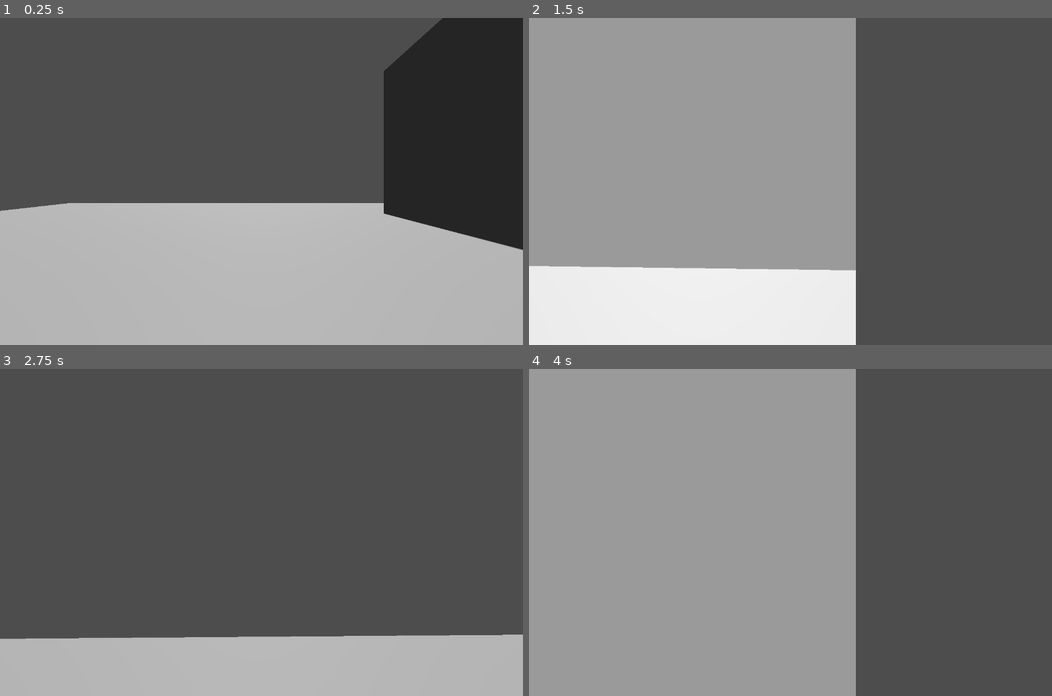
Above: before the commit, frames 1-4 (two rows, left to right).
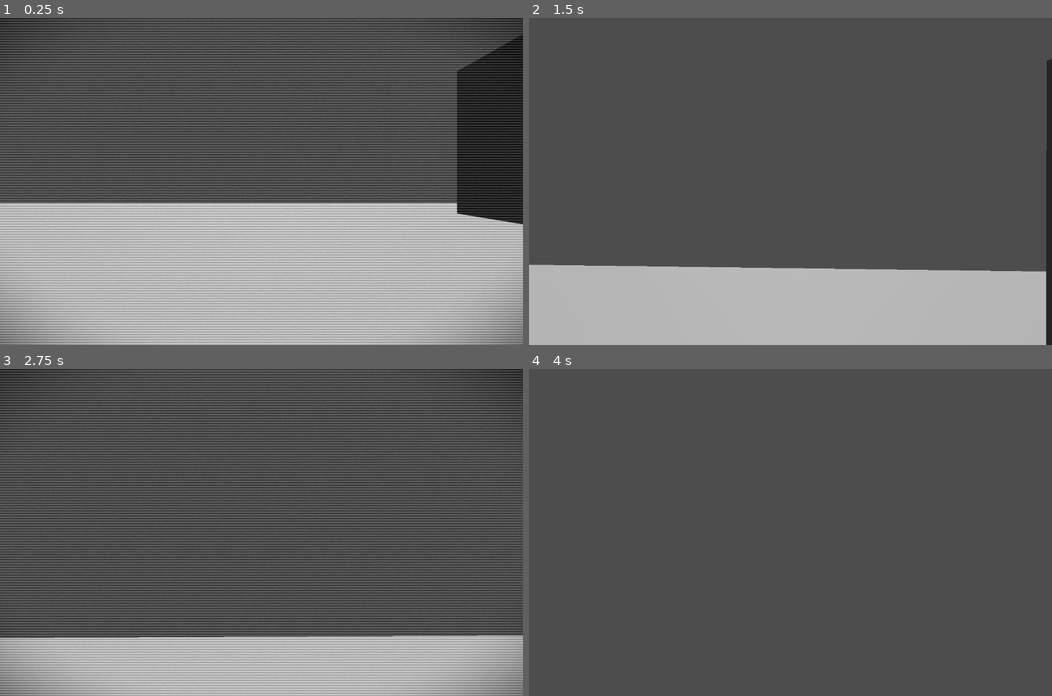
Above: after the commit, the same moments.

Repository: Genaro-Coronel-Gtz/depth_game
Game: Godot game, scene res://Scenes/Prototipo.tscn
Two runs of this game, one before a commit and one after it. Both use one fixed random seed, a clock stepped at 60 frames per second and the inputs below.
Inputs (mouse positions are in pixels of both pictures, inside the frame that each line leads up to):
- Up to frame 1 (0.25 s): no input
- Up to frame 2 (1.5 s): tap Enter at 0.5 s; move the mouse to (816, 181) at 0.52 s; hold F (change_cam) 0.53-1.28 s; hold W (Forward) from 0.53 s (still down); tap Space (jump) at 0.77 s; move the mouse to (764, 181) at 1.27 s; tap Ctrl (shoot_cam) at 1.35 s
- Up to frame 3 (2.75 s): keep holding W (Forward); tap Space (jump) at 1.52 s; move the mouse to (271, 525) at 2.02 s; hold F (change_cam) from 2.03 s (still down)
- Up to frame 4 (4 s): keep holding W (Forward); move the mouse to (785, 539) at 2.77 s; release F (change_cam) at 2.78 s; tap Ctrl (shoot_cam) at 2.85 s; tap Space (jump) at 3.02, 3.5, 3.77 s; move the mouse to (827, 535) at 3.52 s; hold F (change_cam) from 3.53 s (still down)

The runs differ from the first frame. In frame 1, 17% of the frame differs, in the area x 0-100%, y 0-100%; in frame 2, 72%; in frame 3, 11%; in frame 4, 62%.

Commit message:
[Wip]: Switch cameras

Diff:
--- a/Scenes/player.tscn
+++ b/Scenes/player.tscn
@@ -6,22 +6,18 @@
 
 [sub_resource type="CapsuleMesh" id="CapsuleMesh_cvnsp"]
 
-[sub_resource type="CameraAttributesPhysical" id="CameraAttributesPhysical_v0iea"]
-exposure_multiplier = 2.011
-frustum_focus_distance = 2536.31
-frustum_focal_length = 8.52
-frustum_near = 0.001
-frustum_far = 397.69
-
 [node name="Player" type="CharacterBody3D"]
 collision_layer = 2
 collision_mask = 5
 script = ExtResource("1_ajj78")
 
-[node name="TextureRect" type="TextureRect" parent="."]
-visible = false
-offset_right = 262.0
-offset_bottom = 214.0
+[node name="SubViewport" type="SubViewport" parent="."]
+handle_input_locally = false
+size = Vector2i(800, 800)
+render_target_update_mode = 4
+
+[node name="CaptureCamera" type="Camera3D" parent="SubViewport"]
+transform = Transform3D(1, 0, 0, 0, 1, 0, 0, 0, 1, 0, 2, 0)
 
 [node name="Camera3D" type="Camera3D" parent="."]
 transform = Transform3D(1, 0, 0, 0, 1, 0, 0, 0, 1, 0, 2, 0)
@@ -33,15 +29,20 @@
 [node name="MeshInstance3D" type="MeshInstance3D" parent="CollisionShape3D"]
 mesh = SubResource("CapsuleMesh_cvnsp")
 
-[node name="SubViewportContainer" type="SubViewportContainer" parent="."]
-offset_right = 800.0
-offset_bottom = 800.0
+[node name="CanvasLayer" type="CanvasLayer" parent="."]
 
-[node name="SubViewport" type="SubViewport" parent="SubViewportContainer"]
-handle_input_locally = false
-size = Vector2i(800, 800)
-render_target_update_mode = 4
+[node name="Control" type="Control" parent="CanvasLayer"]
+layout_mode = 3
+anchors_preset = 15
+anchor_right = 1.0
+anchor_bottom = 1.0
+grow_horizontal = 2
+grow_vertical = 2
 
-[node name="CaptureCamera" type="Camera3D" parent="SubViewportContainer/SubViewport"]
-transform = Transform3D(1, 0, 0, 0, 1, 0, 0, 0, 1, 0, 1.93403, 1.56792)
-attributes = SubResource("CameraAttributesPhysical_v0iea")
+[node name="TextureRect" type="TextureRect" parent="CanvasLayer/Control"]
+layout_mode = 1
+anchors_preset = 15
+anchor_right = 1.0
+anchor_bottom = 1.0
+grow_horizontal = 2
+grow_vertical = 2
--- a/Script/player.gd
+++ b/Script/player.gd
@@ -5,40 +5,33 @@
 var mouse_sensitivity = 0.00050
 
 @export var jump_velocity = 6.0
-@onready var minimap_rect : TextureRect = $TextureRect
-#@onready var minimap_rect : TextureRect = $SubViewport/TextureRect
-@onready var capture_subviewport: SubViewport = $SubViewportContainer/SubViewport
-@onready var capture_camera: Camera3D = $SubViewportContainer/SubViewport/CaptureCamera
+@onready var minimap_rect : TextureRect = $CanvasLayer/Control/TextureRect
+@onready var capture_subviewport: SubViewport = $SubViewport
+@onready var capture_camera: Camera3D = $SubViewport/CaptureCamera
 
-@onready var subviewport_container: SubViewportContainer = $SubViewportContainer
 var capture_camera_active = false
 
 var shader_material : ShaderMaterial
 var is_blurred : bool = false
 
 func _init_blur_configs():
-	var blur_shader = load("res://Shaders/blur_shader.gdshader")
+	capture_subviewport.render_target_update_mode = SubViewport.UPDATE_ALWAYS
+	var blur_shader = load("res://Shaders/old_camera.gdshader")
 	shader_material = ShaderMaterial.new()
 	shader_material.shader = blur_shader
-	shader_material.set_shader_parameter("blur_size", 5)
+	#shader_material.set_shader_parameter("blur_size", 1)
 	minimap_rect.material = shader_material
-	subviewport_container.visible = false
+
+	minimap_rect.texture = capture_subviewport.get_texture()
 
 func _ready() -> void:
 	Input.mouse_mode = Input.MOUSE_MODE_CAPTURED
-	capture_subviewport.render_target_update_mode = SubViewport.UPDATE_ALWAYS
-
 	_init_blur_configs()
-	minimap_rect.texture = capture_subviewport.get_texture()
-
-func _update_preview():
-	minimap_rect.texture = capture_subviewport.get_texture()
 
 func _process(delta) -> void:
-	_copy_cameras($Camera3D, capture_camera)
-	#_update_preview()
+	_sync_cameras($Camera3D, capture_camera)
 
-func _copy_cameras(camera_from: Camera3D, camera_to: Camera3D):
+func _sync_cameras(camera_from: Camera3D, camera_to: Camera3D):
 	camera_to.global_transform.origin = camera_from.global_transform.origin
 	camera_to.global_transform.basis = camera_from.global_transform.basis
 
@@ -53,8 +46,6 @@
 		$Camera3D.rotate_x(-event.relative.y * mouse_sensitivity)
 		$Camera3D.rotation.x = clampf($Camera3D.rotation.x, -deg_to_rad(70), deg_to_rad(70))
 
-		#capture_camera.rotate_x(-event.relative.y * mouse_sensitivity)
-		#capture_camera.rotation.x = clampf(capture_camera.rotation.x, -deg_to_rad(70), deg_to_rad(70))
 
 	if event.is_action_pressed("change_cam"):
 		_toggle_cam()
@@ -65,25 +56,34 @@
 func _toggle_cam():
 	print("toggle camera")
 
-	_copy_cameras($Camera3D, capture_camera)
+	_sync_cameras($Camera3D, capture_camera)
 
-	if not capture_camera_active:
+	if capture_camera_active:
 		$Camera3D.current = false
 		capture_camera.current = true
-		subviewport_container.visible = true
+		minimap_rect.visible = true
 	else:
 		$Camera3D.current = true
 		capture_camera.current = false
-		subviewport_container.visible = false
+		minimap_rect.visible = false
 
 	capture_camera_active = !capture_camera_active
 
 func _shoot_cam():
-	_copy_cameras($Camera3D, capture_camera)
+	_sync_cameras($Camera3D, capture_camera)
 
 	await RenderingServer.frame_post_draw
 
-	var image = capture_subviewport.get_viewport().get_texture().get_image()
+	var image = null
+
+	image = minimap_rect.get_viewport().get_texture().get_image()
+	#image = capture_subviewport.get_viewport().get_texture().get_image()
+
+	#if capture_camera_active:
+		#image = minimap_rect.get_viewport().get_texture().get_image()
+	#else:
+		#image = capture_subviewport.get_viewport().get_texture().get_image()
+
 	var timestamp = Time.get_datetime_string_from_system().replace(":", "-")
 	var path = "res://screen_shots/captura_" + timestamp + ".png"
 
--- a/Shaders/blur_shader_1.gdshader
+++ /dev/null
@@ -1,22 +0,0 @@
-shader_type canvas_item;
-
-uniform float blur_size : hint_range(0.0, 10.0) = 5.0;
-
-void fragment() {
-    vec4 color = vec4(0.0);
-    vec2 offsets[9] = vec2[](vec2(-1.0, 1.0), vec2(0.0, 1.0), vec2(1.0, 1.0),
-                             vec2(-1.0, 0.0), vec2(0.0, 0.0), vec2(1.0, 0.0),
-                             vec2(-1.0, -1.0), vec2(0.0, -1.0), vec2(1.0, -1.0));
-
-    float weight[9] = float[](1.0, 2.0, 1.0,
-                              2.0, 4.0, 2.0,
-                              1.0, 2.0, 1.0);
-
-    float totalWeight = 16.0;
-
-    for (int i = 0; i < 9; i++) {
-        color += texture(TEXTURE, UV + offsets[i] * blur_size / SCREEN_PIXEL_SIZE) * (weight[i] / totalWeight);
-    }
-
-    COLOR = color;
-}
--- /dev/null
+++ b/Shaders/old_camera.gdshader
@@ -0,0 +1,31 @@
+shader_type canvas_item;
+
+uniform float grain_strength : hint_range(0.0, 1.0) = 0.05;
+uniform float vignette_strength : hint_range(0.0, 1.0) = 0.5;
+uniform float desaturation : hint_range(0.0, 1.0) = 0.3;
+uniform float scanline_strength : hint_range(0.0, 1.0) = 0.1;
+uniform float time_speed = 1.0;
+
+void fragment() {
+    vec2 uv = UV;
+    vec4 color = texture(TEXTURE, uv);
+
+    // 1. Desaturación
+    float gray = dot(color.rgb, vec3(0.299, 0.587, 0.114));
+    color.rgb = mix(color.rgb, vec3(gray), desaturation);
+
+    // 2. Film grain
+    float noise = fract(sin(dot(uv * TIME * 100.0 * time_speed, vec2(12.9898,78.233))) * 43758.5453);
+    color.rgb += (noise - 0.5) * grain_strength;
+
+    // 3. Vignette
+    float dist = distance(uv, vec2(0.5));
+    float vignette = smoothstep(0.5, vignette_strength + 0.5, dist);
+    color.rgb *= 1.0 - vignette;
+
+    // 4. Scanlines
+    float scanline = sin(uv.y * 800.0);
+    color.rgb -= scanline * scanline_strength;
+
+    COLOR = color;
+}
Not shown: 1 places in Scenes/player.tscn that only renumber resources
Not shown, removed: Shaders/blur_shader_1.gdshader.uid
Not shown, added: Shaders/old_camera.gdshader.uid
Binary file removed: screen_shots/captura_2025-04-05T03-42-40.png
Not shown, removed: screen_shots/captura_2025-04-05T03-42-40.png.import
Binary file removed: screen_shots/captura_2025-04-05T03-42-45.png
Not shown, removed: screen_shots/captura_2025-04-05T03-42-45.png.import
Binary file removed: screen_shots/captura_2025-04-05T03-42-53.png
Not shown, removed: screen_shots/captura_2025-04-05T03-42-53.png.import
Binary file removed: screen_shots/captura_2025-04-05T04-21-23.png
Not shown, removed: screen_shots/captura_2025-04-05T04-21-23.png.import
Binary file removed: screen_shots/captura_2025-04-05T04-46-05.png
(and 2 more such lines)
